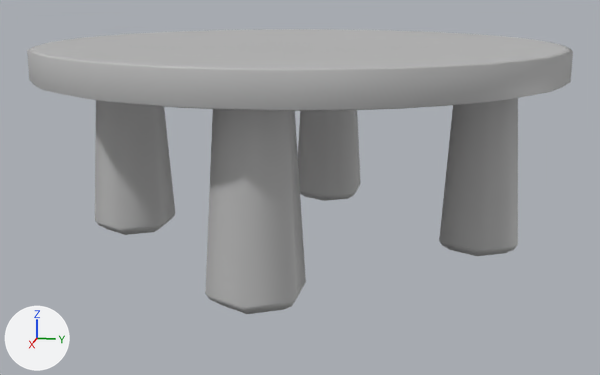
Two versions of the FBX model Ferret_Unity/Assets/GA/3D/Kid's_Park/Props/table_child.fbx, one commit apart.
Both versions are drawn from a camera (50 mm lens) standing at (2.851, 0.57, 0.896) and looking at (0.028, 0.005, 0.19). The axes (+X, +Y, +Z) are drawn at lower left. The lights are the same throughout. Where no turn or scale is listed for an object, it has been applied to the vertices.

Names of what the first picture shows: 'stool'.
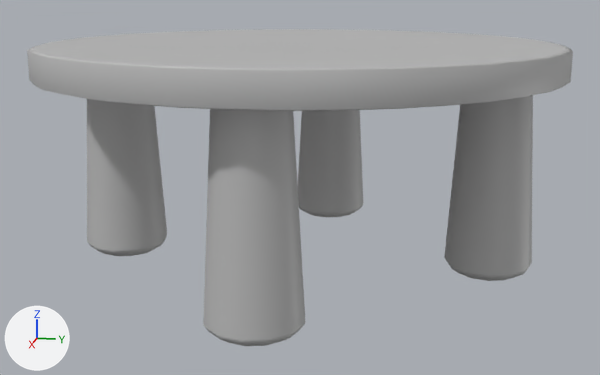
The newer file is also rescaled (x0.896), turned or shifted as a whole; pictures and numbers use the older file's frame.

Changed parts and their boxes (x1, y1, x2, y2) in the pictures (600 x 375 px):
```json
{"object": "stool", "change": "reshaped", "before": [27, 29, 573, 314], "after": [27, 29, 573, 346], "on screen": "11% taller"}
{"part": 1, "of": "me_mesh", "change": "rebuilt", "before": [298, 110, 361, 201], "after": [298, 110, 363, 217], "on screen": "17% taller"}
{"part": 2, "of": "me_mesh", "change": "rebuilt", "before": [95, 100, 175, 235], "after": [87, 99, 167, 256], "on screen": "16% taller"}
{"part": 3, "of": "me_mesh", "change": "rebuilt", "before": [439, 98, 518, 256], "after": [444, 95, 533, 281], "on screen": "12% wider, 18% taller"}
{"part": 4, "of": "me_mesh", "change": "rebuilt", "before": [205, 109, 306, 314], "after": [203, 109, 305, 346], "on screen": "16% taller"}
```

The change, as JSON lines over the scene's bpy script:
```json
{"block": "me_mesh", "where": "# used by ob_stool; location = (0.0, 0.0, 0.0)"}
{"op": "remove", "block": "me_mesh", "code": "me_mesh.from_pydata(...)  # 260 vertices, 254 faces; spans x -0.89..0.89, y -0.89..0.89, z 0.0..0.7"}
{"op": "add", "block": "me_mesh", "code": "me_mesh.from_pydata(...)  # 380 vertices, 358 faces; spans x -0.89..0.89, y -0.89..0.89, z -0.08..0.7"}
{"block": "me_mesh", "change": "me_mesh part 1: the loose piece of 25 vertices spanning x -0.78..-0.48, y -0.13..0.13, z 0.0..0.6 is rebuilt with 55 vertices and now spans x -0.82..-0.52, y -0.15..0.15, z -0.08..0.6"}
{"block": "me_mesh", "change": "me_mesh part 2: the loose piece of 25 vertices spanning x -0.15..0.15, y -0.76..-0.5, z 0.0..0.6 is rebuilt with 55 vertices and now spans x -0.15..0.15, y -0.82..-0.52, z -0.08..0.6"}
{"block": "me_mesh", "change": "me_mesh part 3: the loose piece of 25 vertices spanning x -0.15..0.15, y 0.5..0.76, z 0.0..0.6 is rebuilt with 55 vertices and now spans x -0.15..0.15, y 0.52..0.82, z -0.08..0.6"}
{"block": "me_mesh", "change": "me_mesh part 4: the loose piece of 25 vertices spanning x 0.49..0.79, y -0.13..0.13, z 0.0..0.6 is rebuilt with 55 vertices and now spans x 0.52..0.82, y -0.15..0.15, z -0.08..0.6"}
```
